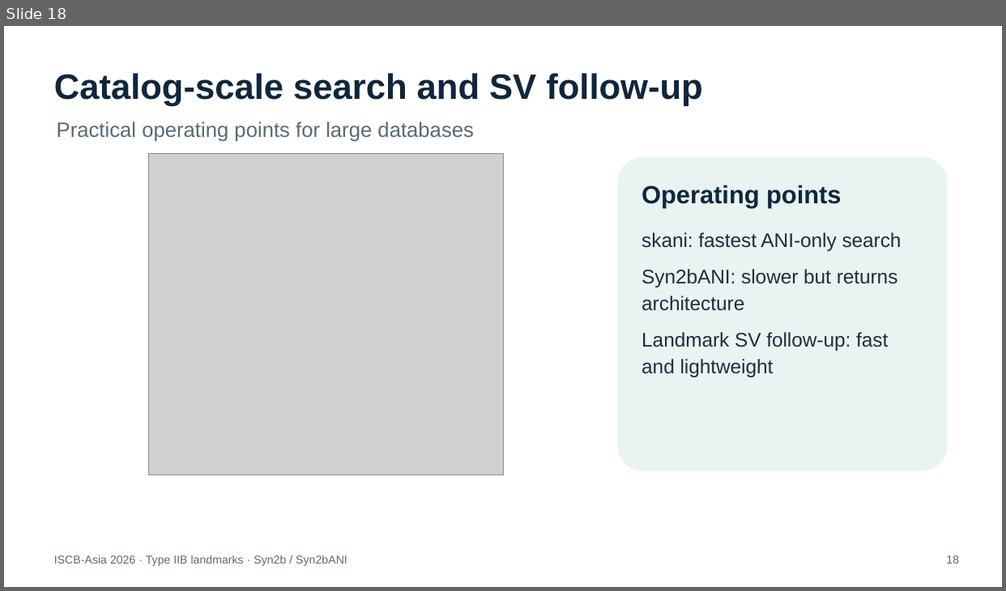
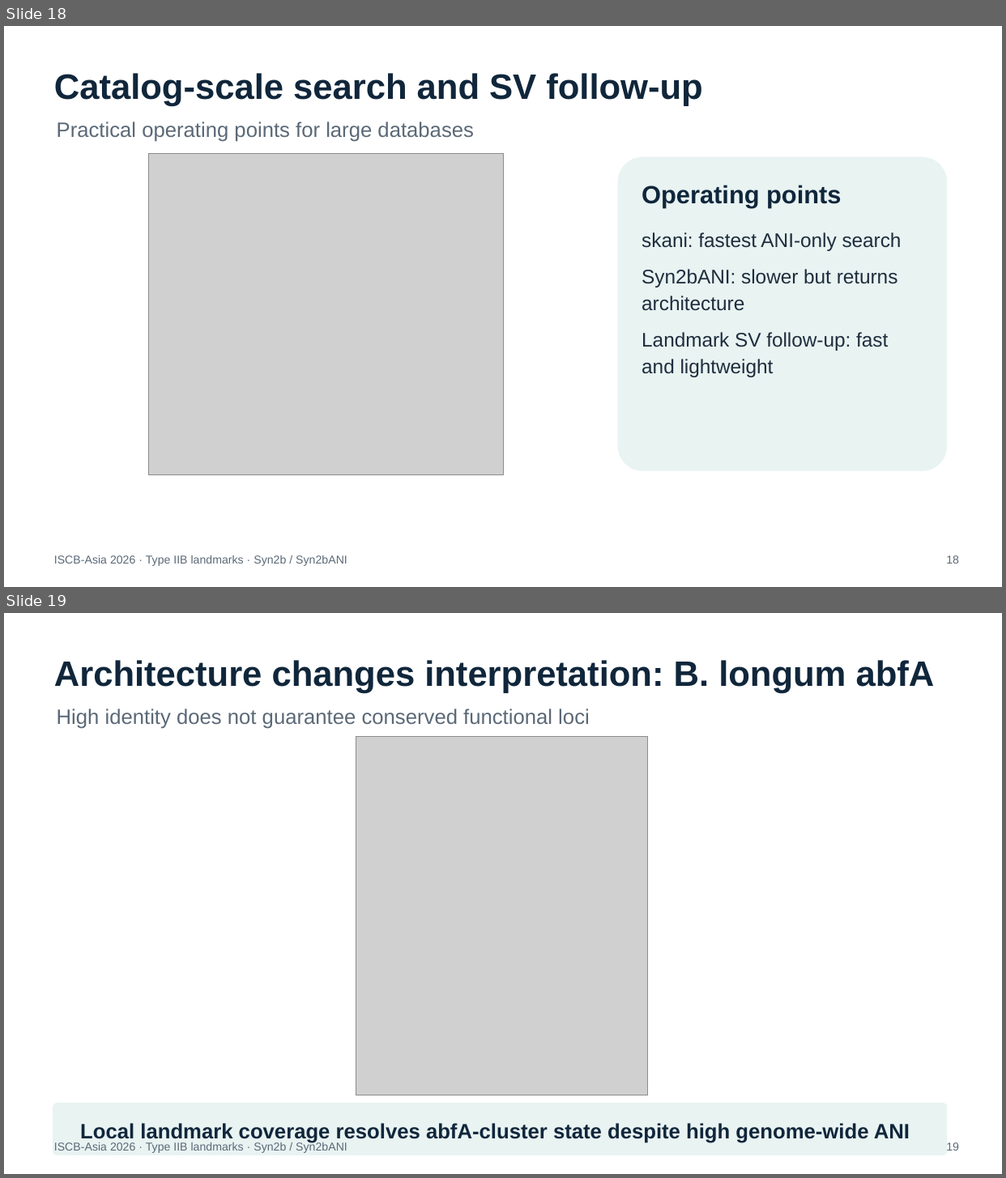
Before and after one commit to HuangShiLab/Syn2bANI-paper, a slide deck: ISCB_Asia_2026_Syn2b_TGT_Landmarks.pptx. Shown one above the other, each under a label of ours: slide 18 before the commit, slides 18 and 19 after it. The pictures are 1006x591 and 1006x1178 pixels, drawn with LibreOffice and Linux fonts; fonts in the diff are those of the drawing; grey boxes stand for pictures. Boxes give left, top, right and bottom in pixels: in the first picture for what was removed or moved away, otherwise in the second. Text is boxed around its words. In the diff, an @@ line names an element or a change of style, - is before the commit and + after.

```diff
--- a/ISCB_Asia_2026_Syn2b_TGT_Landmarks.pptx
+++ b/ISCB_Asia_2026_Syn2b_TGT_Landmarks.pptx
@@ slide 19 added at box(4, 613, 1002, 1174), background #FFFFFF @@
@@ text added at box(54, 660, 935, 693), 34 pt, text #10263B, bold @@
+Architecture changes interpretation: B. longum abfA
@@ text added at box(57, 709, 590, 729), 20 pt, text #5B6977 @@
+High identity does not guarantee conserved functional loci
@@ picture added at box(356, 736, 648, 1096) @@
@@ rounded rectangle added at box(53, 1103, 948, 1156), fill #E8F3F2 @@
@@ text added at box(54, 1142, 347, 1153), 11 pt, text #5B6977 @@
+ISCB-Asia 2026 · Type IIB landmarks · Syn2b / Syn2bANI
@@ text added at box(80, 1123, 910, 1144), 20 pt, text #10263B, bold @@
+Local landmark coverage resolves abfA-cluster state despite high genome-wide ANI
@@ text added at box(946, 1143, 959, 1151), 11 pt, text #5B6977 @@
+19
```
Also in this commit, not shown: 4 slides changed, 10 other files.
